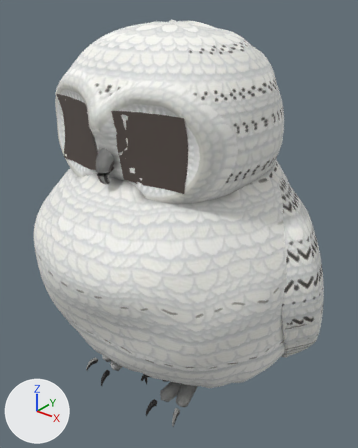
The glTF model public/models/owls/snowy.glb, before and after one commit.
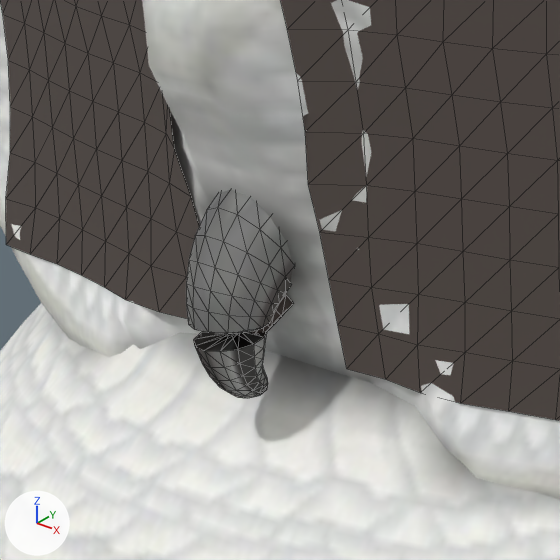
The first picture shows the older version from a 50 mm lens placed at (34.2, -42.0, 46.6), pointed at (1.2, -0.8, 21.1). The close-ups show the older and then the newer version on the part from 18% to 45% of the width and 26% to 47% of the height of that picture. Only the edits that show in the close-ups are written down. The axes (+X, +Y, +Z) are drawn at lower left. The lights are the same throughout. The close-ups show mesh edges as thin lines. Where no turn or scale is listed for an object, it has been applied to the vertices. Vertices at exactly the same position are counted once.

The first close-up shows 'beak_mesh', 'body_mesh', 'eye_l', 'eye_r', 'head_mesh', 'jaw_mesh'.
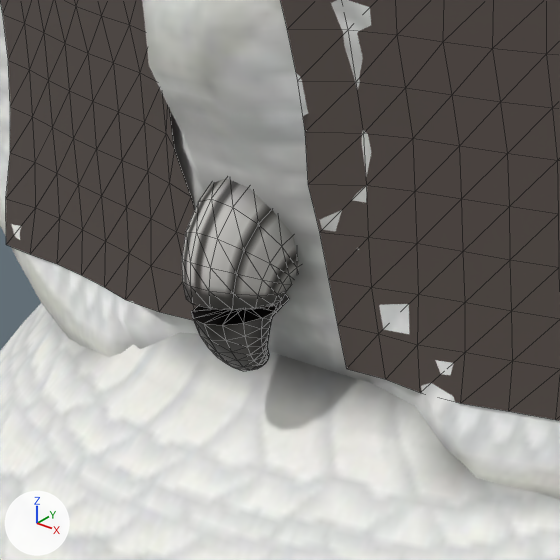
What differs and where, as boxes [x1, y1, x2, y2] in the close-ups (560 x 560 px):
'beak_mesh', reshaped (10% wider, 8% shorter)
    before: [186, 189, 293, 398]
    after: [182, 178, 300, 371]
'jaw_mesh', moved (mostly hidden afterwards)
    before: [249, 293, 294, 334]
    after: [267, 294, 289, 316]

What the commit changed:
me_beak is used by ob_beak_mesh; location (0.0, 0.11, 29.9).
me_beak had 210 vertices, 416 faces and spanned x -1.02..0.99, y -11.87..-9.11, z -1.12..3.08.
me_beak now has 210 vertices, 416 faces and spans x -1.19..1.15, y -11.86..-9.29, z -0.62..3.23.
me_beak part 1: 416 kept faces spanning x -1.19..1.15, y -11.86..-9.29, z -0.62..3.23 get new texture (UV) coordinates.
Edits to the shape of me_beak do not show in these pictures.
Object 'jaw_mesh' (ob_jaw_mesh) moves from (0.0, -9.91, 30.75) to (0.0, -9.96, 30.79).
